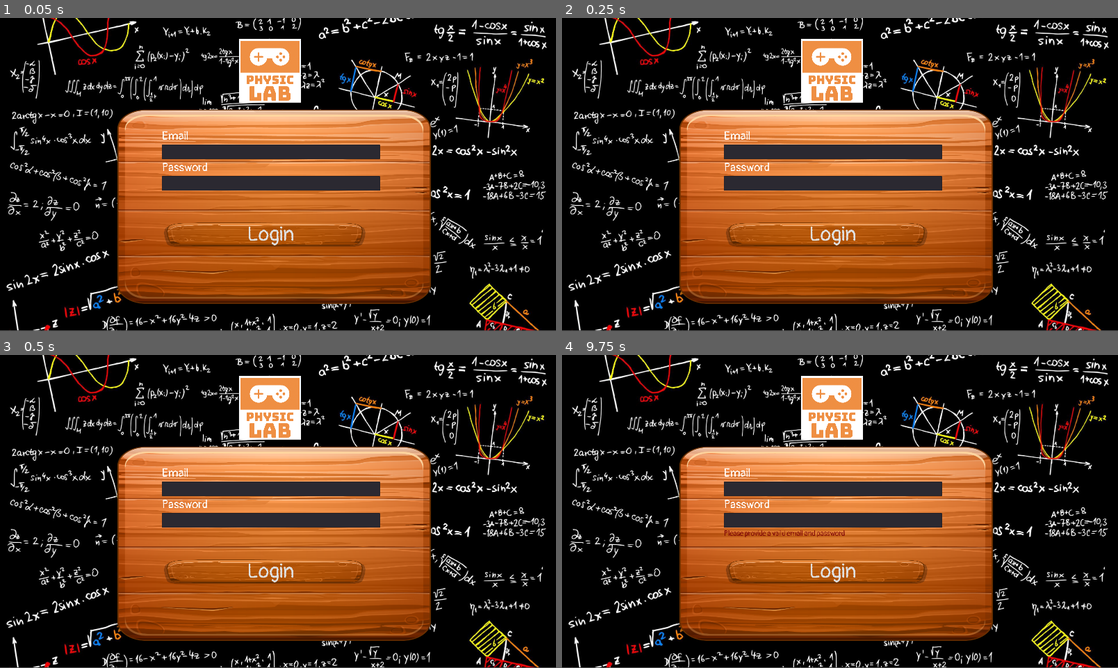
Above: before the commit, frames 1-4 (two rows, left to right).
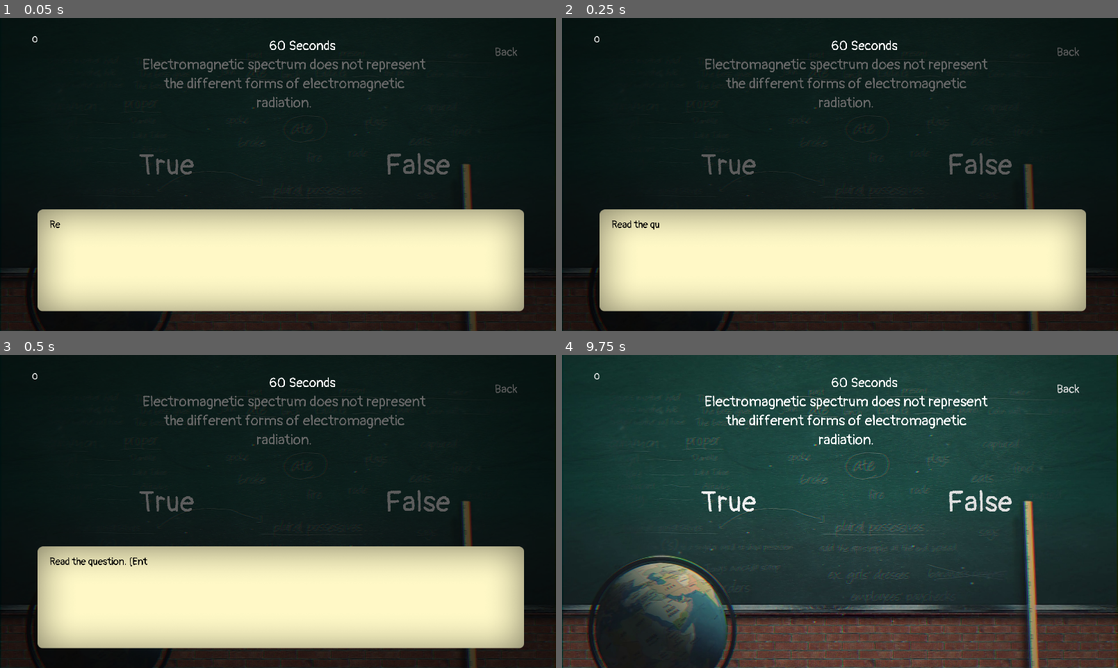
Above: after the commit, the same moments.

Repository: ChunFei96/Godot-PhysicLab
Game: Godot game, scene res://Scenes/Light/Quiz/mainScene.tscn
Same seed, same stepped clock (60 frames per second), same inputs: the game is played once before the commit and once after it. Before the commit the project starts from res://Scenes/Login/LoginRegister.tscn. Sound files missing from this copy of the repository are replaced by a short silence.
Inputs (mouse positions are in pixels of both pictures, inside the frame that each line leads up to):
- Up to frame 1 (0.05 s): no input
- Up to frame 2 (0.25 s): no input
- Up to frame 3 (0.5 s): no input
- Up to frame 4 (9.75 s): click (834, 570) at 0.5 s, where only the run before the commit has a clickable "Login"; click (834, 586) at 1.27 s; click (728, 502) at 2 s, where only the run after the commit has a clickable "True"; click (979, 502) at 2.75 s, where only the run after the commit has a clickable "False"; click (1067, 389) at 3.5 s, where only the run after the commit has a clickable "Back"; tap Enter (ui_accept) at 4.25, 4.52, 6.5, 7.52, 9.5 s; move the mouse to (962, 495) at 4.27 s; click (962, 495) at 4.42 s; drag from (728, 527) to (812, 574) at 5.02 s; move the mouse to (895, 442) at 5.77 s; drag from (812, 574) to (673, 464) at 6.52 s; move the mouse to (1006, 558) at 7.27 s; hold Down (ui_down) 7.28-8 s; drag from (673, 464) to (756, 433) at 8.02 s; move the mouse to (867, 511) at 8.77 s; hold Down (ui_down) 8.78-9.5 s; click (867, 511) at 8.92 s; drag from (756, 433) to (728, 527) at 9.52 s

The runs differ from the first frame. In frame 1, 76% of the frame differs, in the area x 0-100%, y 0-100%; in frame 2, 76%; in frame 3, 76%; in frame 4, 98%.

Commit message:
Updated instruction dialogs for all 3 games Updated "Registration Successful" at CreateAccount.gd line 88

Diff:
--- a/Scenes/Light/Quiz/controller.gd
+++ b/Scenes/Light/Quiz/controller.gd
@@ -32,7 +32,7 @@
 	randomize()
 	set_question()
 
-	$DialogManager/DialogBox.dialog = $DialogManager/DialogBox.load_dialog_file('res://MainLevels/Mass/Level2/dialogs.txt')
+	$DialogManager/DialogBox.dialog = $DialogManager/DialogBox.load_dialog_file('res://Scenes/Light/Quiz/dialogs.txt')
 	$DialogManager/DialogBox.load_dialog($DialogManager/DialogBox.dialog)
 
 	# init timer
--- a/Scenes/Light/Quiz/mainScene.tscn
+++ b/Scenes/Light/Quiz/mainScene.tscn
@@ -231,7 +231,6 @@
 [node name="questionHolder" parent="." instance=ExtResource( 6 )]
 
 [node name="DialogManager" parent="." instance=ExtResource( 7 )]
-visible = false
 
 [node name="TimerManager" parent="." instance=ExtResource( 2 )]
 margin_left = 901.0
@@ -240,7 +239,6 @@
 margin_bottom = 241.0
 
 [node name="GameOverLayer" parent="." instance=ExtResource( 8 )]
-visible = false
 
 [node name="Score" type="RichTextLabel" parent="."]
 margin_left = 110.105
--- a/Scenes/Login/CreateAccount.gd
+++ b/Scenes/Login/CreateAccount.gd
@@ -85,7 +85,7 @@
 			if typeof(data.result) == TYPE_BOOL: # and tt == true
 				#print(data.result)
 				remove_all()
-				ErrorNotificate.text = "Registration Sucessful"
+				ErrorNotificate.text = "Registration Successful"
 				yield(get_tree().create_timer(1.0), "timeout")
 				get_tree().change_scene("res://Login/LoginScene.tscn")
 				$bgm.stop()
--- a/project.godot
+++ b/project.godot
@@ -16,7 +16,7 @@
 [application]
 
 config/name="Physics Lab"
-run/main_scene="res://Scenes/Login/LoginRegister.tscn"
+run/main_scene="res://Scenes/Light/Quiz/mainScene.tscn"
 
 [autoload]
 
Not shown, changed: MainLevels/Light/Cat/dialogs.txt
Not shown, changed: MainLevels/Mass/Level2/dialogs.txt
Not shown, added: Scenes/Light/Quiz/dialogs.txt
